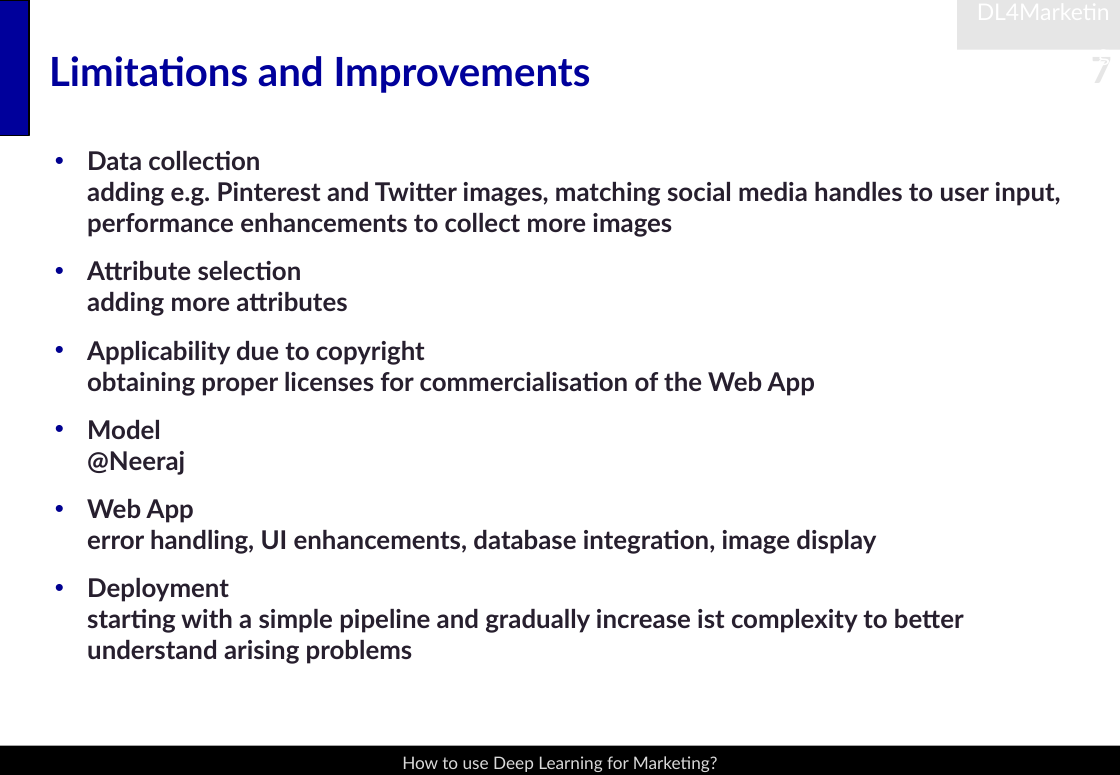
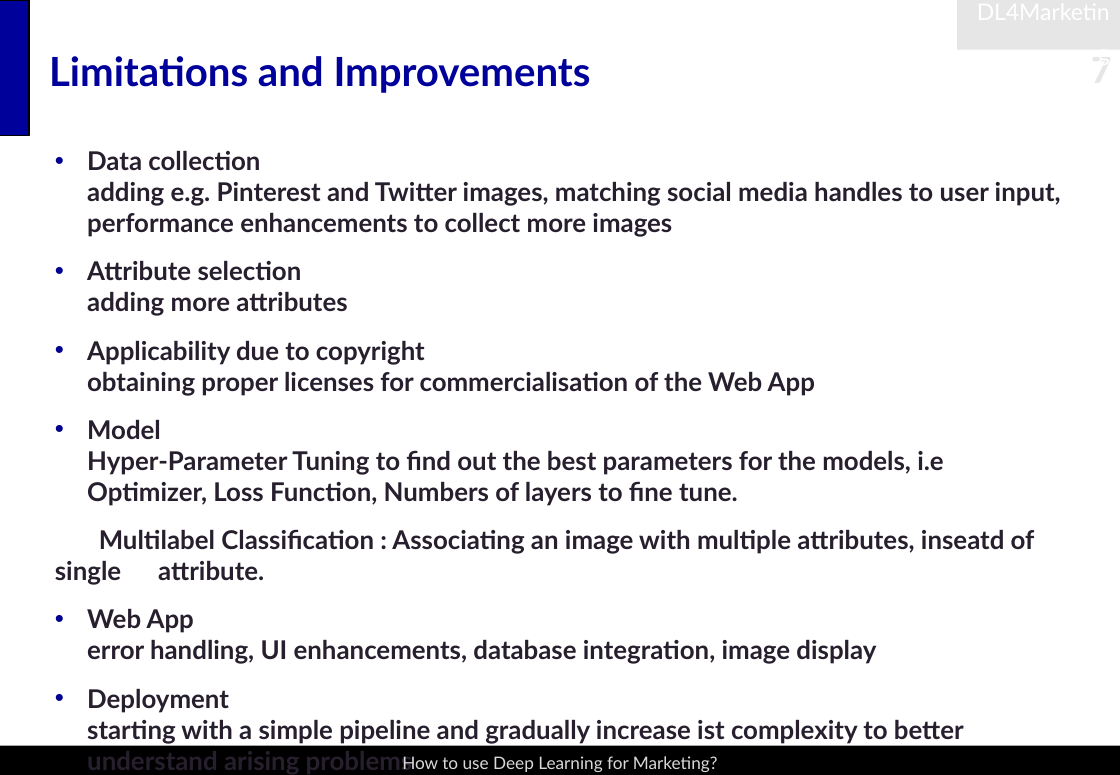
Before and after one commit to snoweZz/DLfM_BrandManagement, a slide deck: slide 7 of about_me/BrandManagement.pptx. Drawn at 1120x775 pixels with LibreOffice and Linux fonts; fonts in the diff are those of the drawing. Boxes give left, top, right and bottom in pixels: in the first picture for what was removed or moved away, otherwise in the second. Text is boxed around its words. In the diff, an @@ line names an element or a change of style, - is before the commit and + after.

```diff
--- a/about_me/BrandManagement.pptx
+++ b/about_me/BrandManagement.pptx
@@ text at box(55, 419, 1035, 585): text changed @@
-• Model
-  @Neeraj
+• Model
+  Hyper-Parameter Tuning to find out the best parameters for the models, i.e Optimizer, Loss Function, Numbers of layers to fine tune.
+Multilabel Classification : Associating an image with multiple attributes, inseatd of single attribute.
```
Also in this commit, not shown: 2 other slides changed.
